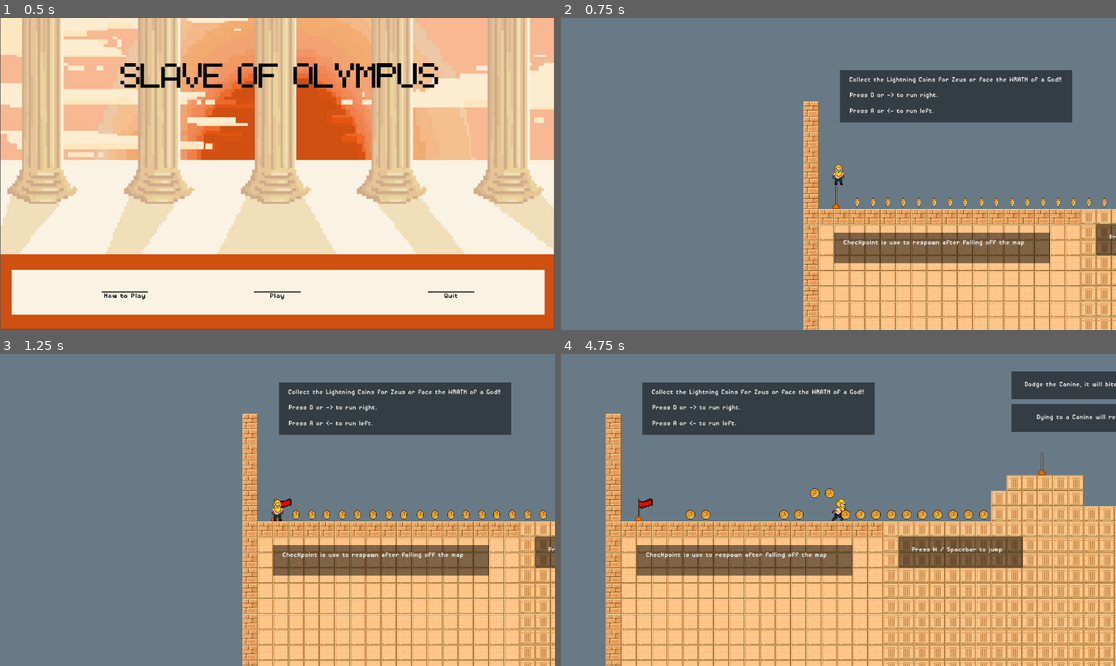
Above: before the commit, frames 1-4 (two rows, left to right).
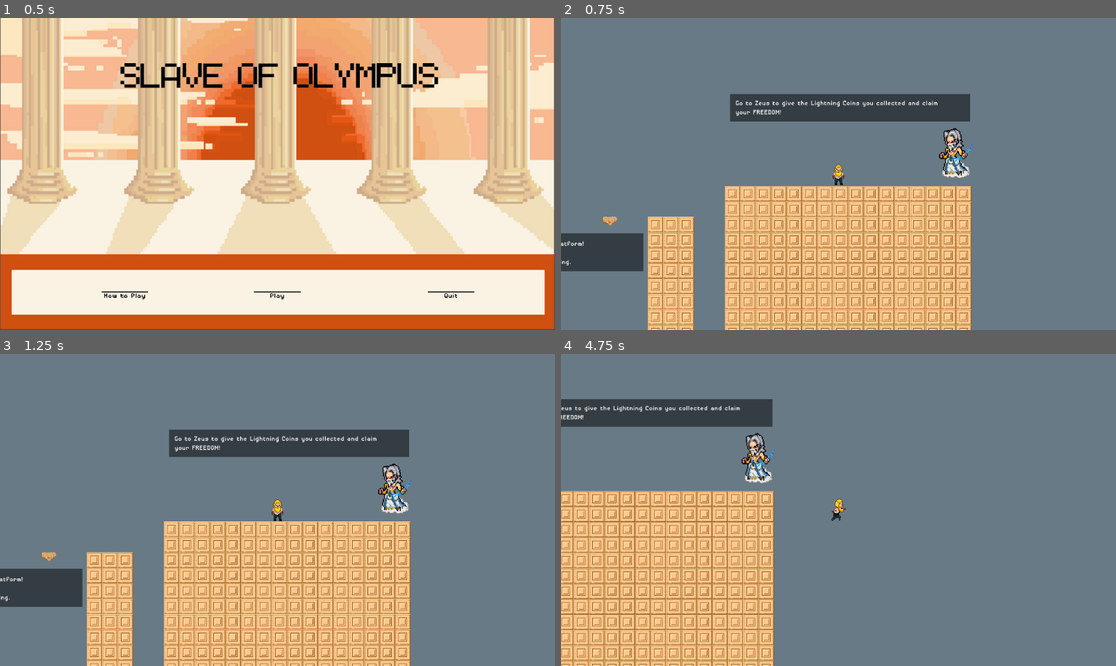
Above: after the commit, the same moments.

Repository: Keezgeez/Slave-Of-Olympus
Game: Godot game, scene res://Scenes/main_menu.tscn
Two runs of this game, one before a commit and one after it. Both use one fixed random seed, a clock stepped at 60 frames per second and the inputs below.
Inputs:
- Up to frame 1 (0.5 s): no input
- Up to frame 2 (0.75 s): click "Play" at 0.5 s
- Up to frame 3 (1.25 s): no input
- Up to frame 4 (4.75 s): tap D every 0.75 s from 1.25 to 4.25 s; hold Right (ui_right) 1.28-2.78 s; tap E (ui_select, bound only after the commit) at 1.35, 3.05, 3.6 s; tap Enter (ui_accept) at 1.52, 1.82, 2.27, 2.3, 2.57, 2.85, 3.77, 4.07, 4.52, 4.55 s; tap Space (ui_select, bound only before the commit) at 1.55, 2.1, 3.8, 4.35 s; hold Left (ui_left) 2.78-3.53 s; hold Right (ui_right) from 3.53 s (still down)

Frame 1 is identical in both runs. In frame 2, 39% of the frame differs, in the area x 0-100%, y 16-100%; in frame 3, 43%; in frame 4, 59%, in the area x 0-100%, y 5-100%.

Commit message:
updateupdate

Diff:
--- a/Scenes/game.tscn
+++ b/Scenes/game.tscn
@@ -1,8 +1,9 @@
-[gd_scene load_steps=40 format=3 uid="uid://bm8dckq2mb1vr"]
+[gd_scene load_steps=47 format=3 uid="uid://bm8dckq2mb1vr"]
 
 [ext_resource type="PackedScene" uid="uid://bk5ts2kw0uv3n" path="res://Scenes/slave.tscn" id="1_6844a"]
 [ext_resource type="PackedScene" uid="uid://cgf0bttuvf7vv" path="res://Scenes/coin.tscn" id="1_n1ae5"]
 [ext_resource type="Texture2D" uid="uid://bnfeam3v2x6ct" path="res://Assets/Blocks/1.png" id="2_co6eg"]
+[ext_resource type="Texture2D" uid="uid://bus3xuwmlo0rb" path="res://Assets/InGameBackground/GameBG.png" id="2_kvnn1"]
 [ext_resource type="Texture2D" uid="uid://cn12nhyeygvja" path="res://Assets/Blocks/2.png" id="3_lhl1v"]
 [ext_resource type="Texture2D" uid="uid://bp5tx2fqnvxpt" path="res://Assets/Blocks/3.png" id="4_4s638"]
 [ext_resource type="Texture2D" uid="uid://ccpvb5lk5ucrc" path="res://Assets/Blocks/4.png" id="5_8g3jq"]
@@ -20,6 +21,32 @@
 [ext_resource type="PackedScene" uid="uid://bplaekyvrylor" path="res://Scenes/hitpoints.tscn" id="20_12ydy"]
 [ext_resource type="PackedScene" uid="uid://4wgs2qpp7ss6" path="res://Scenes/hud.tscn" id="20_rwnhf"]
 [ext_resource type="PackedScene" uid="uid://dujbfx3ykpkm4" path="res://Scenes/checkpoint.tscn" id="21_ssroo"]
+[ext_resource type="PackedScene" uid="uid://u8rednxgr1y3" path="res://Scenes/zeu_z.tscn" id="22_xrb06"]
+[ext_resource type="Texture2D" uid="uid://cj4gqtxan7bbj" path="res://Assets/Blocks/Design.png" id="23_ehde2"]
+
+[sub_resource type="AtlasTexture" id="AtlasTexture_cokvm"]
+atlas = ExtResource("23_ehde2")
+region = Rect2(0, 0, 153, 250)
+
+[sub_resource type="SpriteFrames" id="SpriteFrames_7x2h6"]
+animations = [{
+"frames": [{
+"duration": 1.0,
+"texture": SubResource("AtlasTexture_cokvm")
+}],
+"loop": true,
+"name": &"default",
+"speed": 5.0
+}]
+
+[sub_resource type="TileSetAtlasSource" id="TileSetAtlasSource_gw013"]
+texture = ExtResource("23_ehde2")
+margins = Vector2i(25, 0)
+texture_region_size = Vector2i(32, 32)
+0:0/size_in_atlas = Vector2i(4, 8)
+0:0/0 = 0
+0:0/0/physics_layer_0/linear_velocity = Vector2(0, 0)
+0:0/0/physics_layer_0/angular_velocity = 0.0
 
 [sub_resource type="TileSetAtlasSource" id="TileSetAtlasSource_ovi3u"]
 texture = ExtResource("2_co6eg")
@@ -61,9 +88,9 @@
 sources/6 = SubResource("TileSetAtlasSource_23uhh")
 sources/7 = SubResource("TileSetAtlasSource_qtg28")
 sources/8 = SubResource("TileSetAtlasSource_m7nbv")
-
-[sub_resource type="CircleShape2D" id="CircleShape2D_hadmf"]
-radius = 42.0119
+sources/0 = SubResource("TileSetAtlasSource_gw013")
+
+[sub_resource type="WorldBoundaryShape2D" id="WorldBoundaryShape2D_xph27"]
 
 [sub_resource type="RectangleShape2D" id="RectangleShape2D_11dfx"]
 size = Vector2(80, 30)
@@ -200,11 +227,15 @@
 "movedown": SubResource("Animation_r2ooj")
 }
 
-[node name="Game" type="Node2D"]
+[sub_resource type="ParticleProcessMaterial" id="ParticleProcessMaterial_kp1dt"]
+particle_flag_disable_z = true
+gravity = Vector3(0, 0, 0)
+
+[node name="Level_1" type="Node2D"]
 position = Vector2(557, -95)
 
 [node name="Checkpoint" parent="." instance=ExtResource("21_ssroo")]
-position = Vector2(1767, 39)
+position = Vector2(1740, 40)
 
 [node name="Checkpoint6" parent="." instance=ExtResource("21_ssroo")]
 position = Vector2(-131, -25)
@@ -217,6 +248,41 @@
 
 [node name="Checkpoint4" parent="." instance=ExtResource("21_ssroo")]
 position = Vector2(6382, -569)
+
+[node name="AnimatedSprite2D7" type="AnimatedSprite2D" parent="."]
+position = Vector2(915, -113)
+scale = Vector2(0.65, 1)
+sprite_frames = SubResource("SpriteFrames_7x2h6")
+
+[node name="AnimatedSprite2D" type="AnimatedSprite2D" parent="."]
+position = Vector2(340, -50)
+scale = Vector2(0.5, 0.5)
+sprite_frames = SubResource("SpriteFrames_7x2h6")
+
+[node name="AnimatedSprite2D2" type="AnimatedSprite2D" parent="."]
+position = Vector2(587, -50)
+scale = Vector2(0.5, 0.5)
+sprite_frames = SubResource("SpriteFrames_7x2h6")
+
+[node name="AnimatedSprite2D3" type="AnimatedSprite2D" parent="."]
+position = Vector2(618, -51)
+scale = Vector2(0.5, 0.5)
+sprite_frames = SubResource("SpriteFrames_7x2h6")
+
+[node name="AnimatedSprite2D4" type="AnimatedSprite2D" parent="."]
+position = Vector2(657, -51)
+scale = Vector2(0.5, 0.5)
+sprite_frames = SubResource("SpriteFrames_7x2h6")
+
+[node name="AnimatedSprite2D5" type="AnimatedSprite2D" parent="."]
+position = Vector2(693, -50)
+scale = Vector2(0.5, 0.5)
+sprite_frames = SubResource("SpriteFrames_7x2h6")
+
+[node name="AnimatedSprite2D6" type="AnimatedSprite2D" parent="."]
+position = Vector2(731, -50)
+scale = Vector2(0.5, 0.5)
+sprite_frames = SubResource("SpriteFrames_7x2h6")
 
 [node name="Checkpoint5" parent="." instance=ExtResource("21_ssroo")]
 position = Vector2(5439, -985)
@@ -230,6 +296,20 @@
 limit_bottom = 200
 limit_smoothed = true
 
+[node name="ParallaxBackground" type="ParallaxBackground" parent="Slave/Camera2D"]
+
+[node name="ParallaxLayer" type="ParallaxLayer" parent="Slave/Camera2D/ParallaxBackground"]
+modulate = Color(1, 1, 1, 0.392157)
+position = Vector2(311, 546)
+motion_mirroring = Vector2(6, 0)
+
+[node name="Sprite2D" type="Sprite2D" parent="Slave/Camera2D/ParallaxBackground/ParallaxLayer"]
+position = Vector2(952.5, -929.5)
+scale = Vector2(6.14107, 5.98315)
+texture = ExtResource("2_kvnn1")
+
+[node name="CanvasLayer" type="CanvasLayer" parent="."]
+
 [node name="TileMap" type="TileMap" parent="."]
 position = Vector2(-1, -1)
 tile_set = SubResource("TileSet_c4rsw")
@@ -328,8 +408,8 @@
 position = Vector2(-152, -66)
 
 [node name="CollisionShape2D" type="CollisionShape2D" parent="KIllzone"]
-position = Vector2(239, 1654)
-shape = SubResource("CircleShape2D_hadmf")
+position = Vector2(89, 838)
+shape = SubResource("WorldBoundaryShape2D_xph27")
 
 [node name="falling_platform2" parent="." instance=ExtResource("10_g8kep")]
 position = Vector2(1328, 79)
@@ -580,8 +660,6 @@
 [node name="Coin15" parent="." instance=ExtResource("1_n1ae5")]
 position = Vector2(307, -17)
 
-[node name="Hitpoints" parent="." instance=ExtResource("20_12ydy")]
-
 [node name="Canine" parent="." instance=ExtResource("9_7hhp0")]
 position = Vector2(4987, -928)
 scale = Vector2(2, 2)
@@ -589,6 +667,16 @@
 [node name="Canine2" parent="." instance=ExtResource("9_7hhp0")]
 position = Vector2(4614, -929)
 scale = Vector2(2, 2)
+
+[node name="Hitpoints" parent="." instance=ExtResource("20_12ydy")]
+
+[node name="ZeuZ" parent="." instance=ExtResource("22_xrb06")]
+position = Vector2(358, -254)
+
+[node name="GPUParticles2D" type="GPUParticles2D" parent="."]
+position = Vector2(659, -347)
+amount = 50
+process_material = SubResource("ParticleProcessMaterial_kp1dt")
 
 [connection signal="body_entered" from="Coin3" to="HUD" method="_on_coin_3_body_entered"]
 [connection signal="body_entered" from="Coin4" to="HUD" method="_on_coin_3_body_entered"]
@@ -619,7 +707,6 @@
 [connection signal="body_entered" from="Coin43" to="HUD" method="_on_coin_3_body_entered"]
 [connection signal="body_entered" from="Coin45" to="HUD" method="_on_coin_3_body_entered"]
 [connection signal="body_entered" from="Coin46" to="HUD" method="_on_coin_3_body_entered"]
-[connection signal="body_entered" from="KIllzone" to="Hitpoints" method="_on_k_illzone_body_entered"]
 [connection signal="body_entered" from="Coin5" to="HUD" method="_on_coin_3_body_entered"]
 [connection signal="body_entered" from="Coin7" to="HUD" method="_on_coin_3_body_entered"]
 [connection signal="body_entered" from="Coin9" to="HUD" method="_on_coin_3_body_entered"]
--- a/Scenes/hitpoints.tscn
+++ b/Scenes/hitpoints.tscn
@@ -1,21 +1,88 @@
-[gd_scene load_steps=4 format=3 uid="uid://bplaekyvrylor"]
+[gd_scene load_steps=10 format=3 uid="uid://bplaekyvrylor"]
 
 [ext_resource type="Script" path="res://Scripts/hitpoints.gd" id="1_ecyco"]
-[ext_resource type="FontVariation" uid="uid://dmhp6h0g7gnka" path="res://Pixelated.tres" id="3_0n3dy"]
+[ext_resource type="Texture2D" uid="uid://c2r874ddvbegl" path="res://Assets/HitPoints/FinalHeart.png" id="2_t4ex7"]
+
+[sub_resource type="StyleBoxFlat" id="StyleBoxFlat_njf1g"]
+bg_color = Color(0, 0, 0, 0.392157)
+corner_radius_top_left = 20
+corner_radius_top_right = 20
+corner_radius_bottom_right = 20
+corner_radius_bottom_left = 20
+
+[sub_resource type="AtlasTexture" id="AtlasTexture_dl88w"]
+atlas = ExtResource("2_t4ex7")
+region = Rect2(0, 204, 347, 68)
+
+[sub_resource type="AtlasTexture" id="AtlasTexture_4q7ns"]
+atlas = ExtResource("2_t4ex7")
+region = Rect2(0, 68, 347, 68)
+
+[sub_resource type="AtlasTexture" id="AtlasTexture_jcanh"]
+atlas = ExtResource("2_t4ex7")
+region = Rect2(0, 0, 347, 68)
+
+[sub_resource type="AtlasTexture" id="AtlasTexture_bp8hs"]
+atlas = ExtResource("2_t4ex7")
+region = Rect2(0, 272, 347, 68)
+
+[sub_resource type="AtlasTexture" id="AtlasTexture_atq1q"]
+atlas = ExtResource("2_t4ex7")
+region = Rect2(0, 136, 347, 68)
 
 [sub_resource type="SpriteFrames" id="SpriteFrames_anij6"]
+animations = [{
+"frames": [{
+"duration": 1.0,
+"texture": SubResource("AtlasTexture_dl88w")
+}],
+"loop": true,
+"name": &"1 hart",
+"speed": 5.0
+}, {
+"frames": [{
+"duration": 1.0,
+"texture": SubResource("AtlasTexture_4q7ns")
+}],
+"loop": true,
+"name": &"3 hart",
+"speed": 5.0
+}, {
+"frames": [{
+"duration": 1.0,
+"texture": SubResource("AtlasTexture_jcanh")
+}],
+"loop": true,
+"name": &"4 hart",
+"speed": 5.0
+}, {
+"frames": [{
+"duration": 1.0,
+"texture": SubResource("AtlasTexture_bp8hs")
+}],
+"loop": true,
+"name": &"No hart",
+"speed": 5.0
+}, {
+"frames": [{
+"duration": 1.0,
+"texture": SubResource("AtlasTexture_atq1q")
+}],
+"loop": true,
+"name": &"default",
+"speed": 5.0
+}]
 
 [node name="Hitpoints" type="CanvasLayer"]
 script = ExtResource("1_ecyco")
 
-[node name="AnimatedSprite2D" type="AnimatedSprite2D" parent="."]
-position = Vector2(0, -1)
+[node name="Panel" type="Panel" parent="."]
+offset_left = 12.0
+offset_top = 10.0
+offset_right = 364.0
+offset_bottom = 84.0
+theme_override_styles/panel = SubResource("StyleBoxFlat_njf1g")
+
+[node name="Heaaaarts" type="AnimatedSprite2D" parent="."]
+position = Vector2(187.5, 45)
 sprite_frames = SubResource("SpriteFrames_anij6")
-
-[node name="Heaart" type="Label" parent="."]
-offset_left = 303.0
-offset_top = 14.0
-offset_right = 343.0
-offset_bottom = 54.0
-theme_override_fonts/font = ExtResource("3_0n3dy")
-theme_override_font_sizes/font_size = 40
--- a/Scenes/hud.tscn
+++ b/Scenes/hud.tscn
@@ -1,15 +1,86 @@
-[gd_scene load_steps=3 format=3 uid="uid://4wgs2qpp7ss6"]
+[gd_scene load_steps=12 format=3 uid="uid://4wgs2qpp7ss6"]
 
 [ext_resource type="Script" path="res://Scripts/HUD.gd" id="1_utkik"]
 [ext_resource type="FontFile" uid="uid://bcyl0krkskbkv" path="res://Assets/FontText/disposabledroid-bb.regular.ttf" id="2_nt56g"]
+[ext_resource type="Texture2D" uid="uid://bumd5umxyolnu" path="res://Assets/Coin/LightningCoin.png" id="3_7laf6"]
+
+[sub_resource type="StyleBoxFlat" id="StyleBoxFlat_ws4pq"]
+bg_color = Color(0, 0, 0, 0.392157)
+corner_radius_top_left = 20
+corner_radius_top_right = 20
+corner_radius_bottom_right = 20
+corner_radius_bottom_left = 20
+
+[sub_resource type="AtlasTexture" id="AtlasTexture_up0it"]
+atlas = ExtResource("3_7laf6")
+region = Rect2(0, 0, 32, 32)
+
+[sub_resource type="AtlasTexture" id="AtlasTexture_cmc8n"]
+atlas = ExtResource("3_7laf6")
+region = Rect2(32, 0, 32, 32)
+
+[sub_resource type="AtlasTexture" id="AtlasTexture_hqkbq"]
+atlas = ExtResource("3_7laf6")
+region = Rect2(64, 0, 32, 32)
+
+[sub_resource type="AtlasTexture" id="AtlasTexture_j3us8"]
+atlas = ExtResource("3_7laf6")
+region = Rect2(96, 0, 32, 32)
+
+[sub_resource type="AtlasTexture" id="AtlasTexture_usubr"]
+atlas = ExtResource("3_7laf6")
+region = Rect2(128, 0, 32, 32)
+
+[sub_resource type="AtlasTexture" id="AtlasTexture_pjxhv"]
+atlas = ExtResource("3_7laf6")
+region = Rect2(160, 0, 32, 32)
+
+[sub_resource type="SpriteFrames" id="SpriteFrames_k3yyt"]
+animations = [{
+"frames": [{
+"duration": 1.0,
+"texture": SubResource("AtlasTexture_up0it")
+}, {
+"duration": 1.0,
+"texture": SubResource("AtlasTexture_cmc8n")
+}, {
+"duration": 1.0,
+"texture": SubResource("AtlasTexture_hqkbq")
+}, {
+"duration": 1.0,
+"texture": SubResource("AtlasTexture_j3us8")
+}, {
+"duration": 1.0,
+"texture": SubResource("AtlasTexture_usubr")
+}, {
+"duration": 1.0,
+"texture": SubResource("AtlasTexture_pjxhv")
+}],
+"loop": true,
+"name": &"default",
+"speed": 10.0
+}]
 
 [node name="HUD" type="CanvasLayer"]
 script = ExtResource("1_utkik")
 
+[node name="Panel" type="Panel" parent="."]
+offset_left = 11.0
+offset_top = 132.0
+offset_right = 104.0
+offset_bottom = 166.0
+theme_override_styles/panel = SubResource("StyleBoxFlat_ws4pq")
+
 [node name="CoinCount" type="Label" parent="."]
-offset_top = 67.0
-offset_right = 55.0
-offset_bottom = 95.0
+offset_left = 50.0
+offset_top = 140.0
+offset_right = 105.0
+offset_bottom = 168.0
 theme_override_fonts/font = ExtResource("2_nt56g")
 theme_override_font_sizes/font_size = 20
-text = "Coins"
+
+[node name="AnimatedSprite2D" type="AnimatedSprite2D" parent="."]
+position = Vector2(30, 149)
+sprite_frames = SubResource("SpriteFrames_k3yyt")
+autoplay = "default"
+frame_progress = 0.671346
--- a/Scenes/slave.tscn
+++ b/Scenes/slave.tscn
@@ -152,7 +152,7 @@
 }],
 "loop": true,
 "name": &"Jump",
-"speed": 5.0
+"speed": 15.0
 }, {
 "frames": [{
 "duration": 1.0,
@@ -192,7 +192,7 @@
 }],
 "loop": true,
 "name": &"JumpRight",
-"speed": 10.0
+"speed": 15.0
 }, {
 "frames": [{
 "duration": 1.0,
@@ -250,8 +250,7 @@
 
 [node name="Slaave" type="AnimatedSprite2D" parent="."]
 sprite_frames = SubResource("SpriteFrames_ky0n8")
-animation = &"JumpRight"
-frame_progress = 0.113764
+animation = &"Jump"
 
 [node name="CollisionShape2D" type="CollisionShape2D" parent="."]
 position = Vector2(0, 3)
--- /dev/null
+++ b/Scenes/tutorial.gd
@@ -0,0 +1,4 @@
+extends Node2D
+
+func _ready():
+	pass
--- a/Scenes/tutorial.tscn
+++ b/Scenes/tutorial.tscn
@@ -1,6 +1,7 @@
-[gd_scene load_steps=22 format=3 uid="uid://2v6qhyyo1nus"]
+[gd_scene load_steps=24 format=3 uid="uid://2v6qhyyo1nus"]
 
 [ext_resource type="Texture2D" uid="uid://bus3xuwmlo0rb" path="res://Assets/InGameBackground/GameBG.png" id="1_21co0"]
+[ext_resource type="Script" path="res://Scenes/tutorial.gd" id="1_fdsrl"]
 [ext_resource type="Texture2D" uid="uid://bnfeam3v2x6ct" path="res://Assets/Blocks/1.png" id="2_gabru"]
 [ext_resource type="Texture2D" uid="uid://cn12nhyeygvja" path="res://Assets/Blocks/2.png" id="3_xipn5"]
 [ext_resource type="Texture2D" uid="uid://bp5tx2fqnvxpt" path="res://Assets/Blocks/3.png" id="4_kg0sh"]
@@ -65,10 +66,15 @@
 sources/3 = SubResource("TileSetAtlasSource_qvfy6")
 sources/4 = SubResource("TileSetAtlasSource_nbv5u")
 
+[sub_resource type="CapsuleShape2D" id="CapsuleShape2D_fps7h"]
+radius = 110.0
+height = 280.0
+
 [sub_resource type="WorldBoundaryShape2D" id="WorldBoundaryShape2D_bq42l"]
 distance = -808.0
 
 [node name="Tutorial" type="Node2D"]
+script = ExtResource("1_fdsrl")
 
 [node name="ColorRect6" type="ColorRect" parent="."]
 offset_left = -3554.0
@@ -96,8 +102,14 @@
 [node name="Checkpoint2" parent="." instance=ExtResource("14_8gwn1")]
 position = Vector2(1029, -44)
 
+[node name="ZeuZ" parent="." instance=ExtResource("12_65oom")]
+position = Vector2(2439, -151)
+
+[node name="CollisionShape2D2" type="CollisionShape2D" parent="ZeuZ"]
+shape = SubResource("CapsuleShape2D_fps7h")
+
 [node name="Slave" parent="." instance=ExtResource("7_2i3b8")]
-position = Vector2(181, -12)
+position = Vector2(2200, -124)
 
 [node name="Camera2D" type="Camera2D" parent="Slave"]
 
@@ -196,6 +208,7 @@
 color = Color(0, 0, 0, 0.498039)
 
 [node name="LightningCoins2" type="Label" parent="ColorRect8"]
+layout_mode = 0
 offset_left = 19.0
 offset_top = 12.0
 offset_right = 461.0
@@ -242,6 +255,7 @@
 color = Color(0, 0, 0, 0.498039)
 
 [node name="Canine2nd" type="Label" parent="ColorRect7"]
+layout_mode = 0
 offset_left = 52.0
 offset_top = 19.0
 offset_right = 419.0
@@ -314,11 +328,11 @@
 position = Vector2(1145, 12)
 scale = Vector2(2, 2)
 
-[node name="ZeuZ" parent="." instance=ExtResource("12_65oom")]
-position = Vector2(2439, -151)
-
 [node name="Killzone" parent="." instance=ExtResource("13_eyv3w")]
 
 [node name="CollisionShape2D" type="CollisionShape2D" parent="Killzone"]
 position = Vector2(1518, -260)
 shape = SubResource("WorldBoundaryShape2D_bq42l")
+
+[connection signal="area_entered" from="ZeuZ" to="." method="_on_zeu_z_area_entered"]
+[connection signal="area_exited" from="ZeuZ" to="." method="_on_zeu_z_area_exited"]
--- /dev/null
+++ b/Scenes/zeu_z.gd
@@ -0,0 +1,17 @@
+extends Area2D
+
+var entered = false
+
+func _on_body_entered(body):
+	entered = true
+	print ("detected")
+
+
+func _on_body_exited(body):
+	entered = false
+	print ("notsodetected")
+
+func _process(delta):
+	if entered == true:
+		if Input.is_action_just_pressed("ui_select"):
+			print("ZeusPressed")
--- a/Scenes/zeu_z.tscn
+++ b/Scenes/zeu_z.tscn
@@ -1,5 +1,6 @@
-[gd_scene load_steps=12 format=3 uid="uid://u8rednxgr1y3"]
+[gd_scene load_steps=13 format=3 uid="uid://u8rednxgr1y3"]
 
+[ext_resource type="Script" path="res://Scenes/zeu_z.gd" id="1_3t66j"]
 [ext_resource type="Texture2D" uid="uid://cagjxuajkw3dh" path="res://Assets/Zeus/FinalZeus.png" id="2_l8qxs"]
 
 [sub_resource type="AtlasTexture" id="AtlasTexture_3q44p"]
@@ -76,11 +77,12 @@
 "speed": 8.0
 }]
 
-[sub_resource type="CapsuleShape2D" id="CapsuleShape2D_hayfv"]
-radius = 22.0
-height = 106.0
+[sub_resource type="CircleShape2D" id="CircleShape2D_cftfp"]
+radius = 103.044
 
 [node name="ZeuZ" type="Area2D"]
+collision_mask = 2
+script = ExtResource("1_3t66j")
 
 [node name="Zeus" type="AnimatedSprite2D" parent="."]
 sprite_frames = SubResource("SpriteFrames_0qq7b")
@@ -88,4 +90,9 @@
 frame_progress = 0.192712
 
 [node name="CollisionShape2D" type="CollisionShape2D" parent="."]
-shape = SubResource("CapsuleShape2D_hayfv")
+shape = SubResource("CircleShape2D_cftfp")
+
+[connection signal="area_entered" from="." to="." method="_on_area_entered"]
+[connection signal="area_exited" from="." to="." method="_on_area_exited"]
+[connection signal="body_entered" from="." to="." method="_on_body_entered"]
+[connection signal="body_exited" from="." to="." method="_on_body_exited"]
--- a/Scripts/HUD.gd
+++ b/Scripts/HUD.gd
@@ -3,7 +3,7 @@
 var coinscoillected = 0
 # Called when the node enters the scene tree for the first time.
 func _ready():
-	$CoinCount.text = "coins: " + str(coinscoillected)
+	$CoinCount.text = ": " + str(coinscoillected)
 
 
 # Called every frame. 'delta' is the elapsed time since the previous frame.
@@ -13,4 +13,4 @@
 
 func _on_coin_3_body_entered(body):
 	coinscoillected = coinscoillected + 1
-	$CoinCount.text = "coins: " + str(coinscoillected)
+	$CoinCount.text = ": " + str(coinscoillected)
--- a/Scripts/hitpoints.gd
+++ b/Scripts/hitpoints.gd
@@ -1,17 +1,36 @@
 extends CanvasLayer
 
-var lives = 4
-var Harthart: AnimatedSprite2D  # Declare Harthart as an AnimatedSprite
+var lives = 1
+signal Died
+@onready var slaave = $Slaave
+@onready var heaaaarts = $Heaaaarts
+@onready var killzone = $"."
+
 
 # Called when the node enters the scene tree for the first time.
 func _ready():
+	updateHearts
+
+func updateHearts():
+	match lives:
+		4:
+			heaaaarts.play("4 hart")
+		3:
+			heaaaarts.play("3 hart")
+		2:
+			heaaaarts.play("default")
+		1:
+			heaaaarts.play("1 hart")
+		0:
+			heaaaarts.play("No hart")
 	$Heaart.text = (": ") + str(lives)
-# Called every frame. 'delta' is the elapsed time since the previous frame.
-func _process(delta):
-	pass
+	print (lives)
+
 
 func _on_k_illzone_body_entered(body):
-	if lives == 4:
-		Harthart.play("")
-	lives = lives - 1
-	$Heaart.text = (": ") + str(lives)
+	lives -= 1
+	print ("-1 life")
+	if lives <= 0:
+		emit_signal("Died")
+	else:
+		updateHearts()
--- a/Scripts/k_illzone.gd
+++ b/Scripts/k_illzone.gd
@@ -3,9 +3,13 @@
 var death_pos = Vector2.ZERO
 @onready var timer = $Timer
 @onready var slave = $"../Slave"
+@onready var checkpoint = $"."
+
+signal Died
 
 
 func _on_body_entered(body):
+	emit_signal("Died")
 	print("You Died")
 	timer.start()
 
--- a/Scripts/slave.gd
+++ b/Scripts/slave.gd
@@ -6,6 +6,7 @@
 var is_jumping = false
 var gravity = ProjectSettings.get_setting("physics/2d/default_gravity")
 var death_pos = Vector2 (-145 , -77)
+signal Died
 
 
 
@@ -27,28 +28,21 @@
 	elif direction < 0:
 		slaave.play("RunLeft")
 
+
 	if Input.is_action_just_pressed("ui_accept") and is_on_floor():
+		slaave.play("Jump")
 		velocity.y = JUMP_VELOCITY
 		is_jumping = true
+
+	if Input.is_action_just_pressed("ui_right") and is_on_floor():
+		slaave.play("RunRight")
+
+	if Input.is_action_just_pressed("ui_left") and is_on_floor():
+		slaave.play("RunLeft")
 
 	if is_on_floor():
 		is_jumping = false
 
-	if direction == 0:
-		if is_jumping:
-			slaave.play("Jump")
-		else:
-			slaave.play("Idle")
-	elif direction > 0:
-		if is_jumping:
-			slaave.play("JumpRight")
-		else:
-			slaave.play("RunRight")
-	else:
-		if is_jumping:
-			slaave.play("JumpLeft")
-		else:
-			slaave.play("RunLeft")
 
 	if direction:
 		velocity.x = direction * SPEED
@@ -57,6 +51,8 @@
 
 	if position.y > 500:
 		position = death_pos
+		emit_signal("Died")
+
 
 
 	move_and_slide()
--- a/project.godot
+++ b/project.godot
@@ -25,6 +25,12 @@
 , Object(InputEventKey,"resource_local_to_scene":false,"resource_name":"","device":0,"window_id":0,"alt_pressed":false,"shift_pressed":false,"ctrl_pressed":false,"meta_pressed":false,"pressed":false,"keycode":0,"physical_keycode":87,"key_label":0,"unicode":0,"echo":false,"script":null)
 ]
 }
+ui_select={
+"deadzone": 0.5,
+"events": [Object(InputEventJoypadButton,"resource_local_to_scene":false,"resource_name":"","device":0,"button_index":3,"pressure":0.0,"pressed":false,"script":null)
+, Object(InputEventKey,"resource_local_to_scene":false,"resource_name":"","device":0,"window_id":0,"alt_pressed":false,"shift_pressed":false,"ctrl_pressed":false,"meta_pressed":false,"pressed":false,"keycode":0,"physical_keycode":69,"key_label":0,"unicode":0,"echo":false,"script":null)
+]
+}
 ui_left={
 "deadzone": 0.5,
 "events": [Object(InputEventKey,"resource_local_to_scene":false,"resource_name":"","device":0,"window_id":0,"alt_presse …(181 unchanged characters)…
Binary file added: Assets/Blocks/Design.png
Not shown, added: Assets/Blocks/Design.png.import
Binary file changed: Assets/HitPoints/FinalHeart.png
Not shown: 1 places in Scenes/main_menuOptions.tscn that only renumber resources
